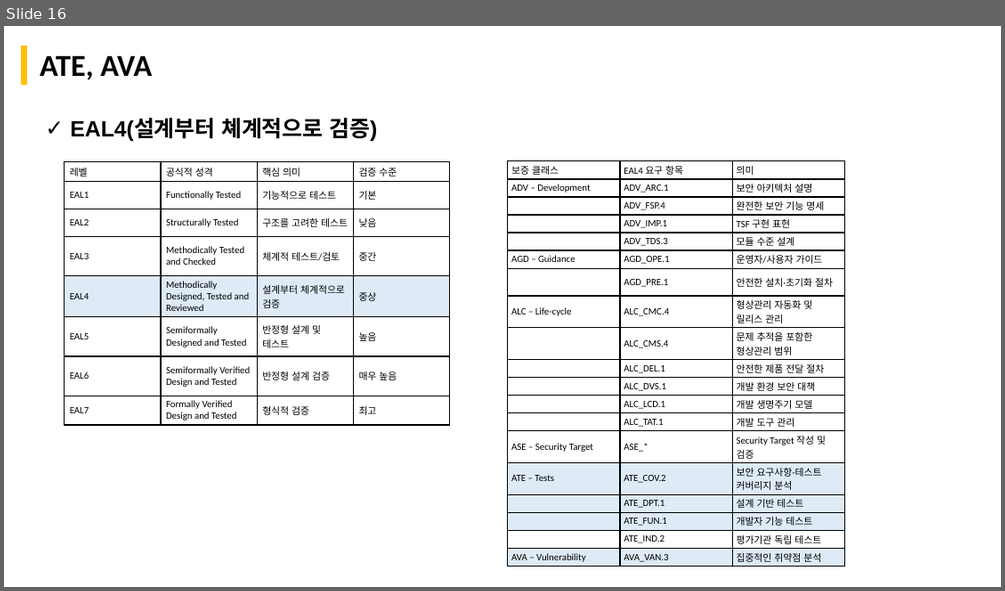
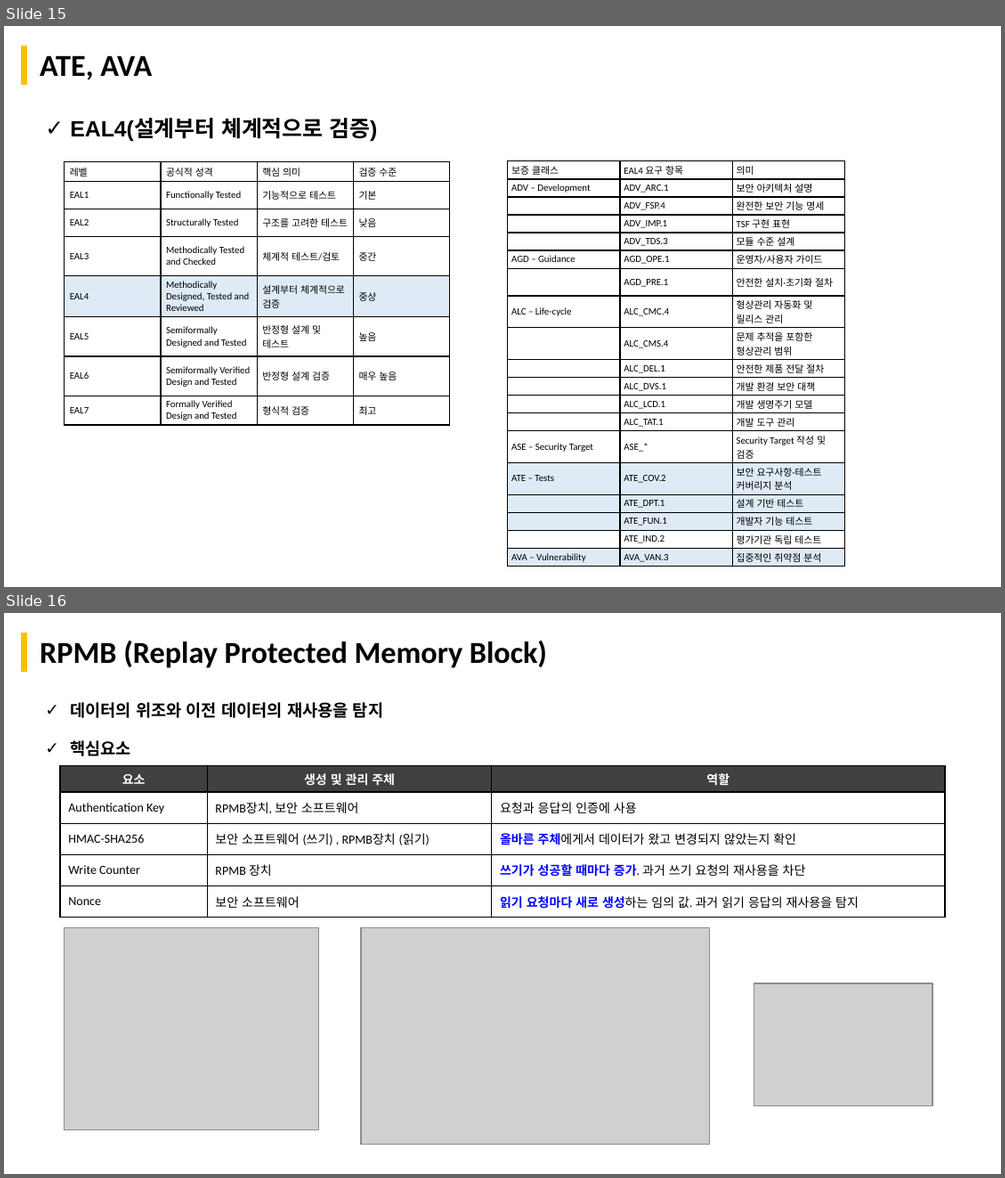
Before and after one commit to boram1288/test-p, a slide deck: ppt/SW_Architect_개인과제_appendix.pptx. Shown one above the other, each under a label of ours: slide 16 before the commit, slides 15 and 16 after it. The pictures are 1005x591 and 1005x1178 pixels, drawn with LibreOffice and Linux fonts; fonts in the diff are those of the drawing; grey boxes stand for pictures. Boxes give left, top, right and bottom in pixels: in the first picture for what was removed or moved away, otherwise in the second. Text is boxed around its words. In the diff, an @@ line names an element or a change of style, - is before the commit and + after.

```diff
--- a/ppt/SW_Architect_개인과제_appendix.pptx
+++ b/ppt/SW_Architect_개인과제_appendix.pptx
@@ slide 16 added at box(4, 613, 1001, 1174), background #FFFFFF; not listed: 1 template element that a slide beside it also shows @@
@@ title added at box(40, 641, 547, 668), 22 pt, text #000000, bold @@
+RPMB (Replay Protected Memory Block)
@@ text added at box(70, 702, 383, 756), 12 pt, text #000000, bold @@
+✓ 데이터의 위조와 이전 데이터의 재사용을 탐지
+✓ 핵심요소
@@ table added at box(60, 765, 944, 914), 5 rows, 3 columns @@
+요소 | 생성 및 관리 주체 | 역할
+Authentication Key | RPMB장치, 보안 소프트웨어 | 요청과 응답의 인증에 사용
+HMAC-SHA256 | 보안 소프트웨어 (쓰기) , RPMB장치 (읽기) | 올바른 주체에게서 데이터가 왔고 변경되지 않았는지 확인
+Write Counter | RPMB 장치 | 쓰기가 성공할 때마다 증가. 과거 쓰기 요청의 재사용을 차단
+Nonce | 보안 소프트웨어 | 읽기 요청마다 새로 생성하는 임의 값. 과거 읽기 응답의 재사용을 탐지
@@ picture added at box(65, 927, 319, 1129) @@
@@ picture added at box(361, 927, 710, 1144) @@
@@ picture added at box(753, 983, 932, 1105) @@
@@ what was slide 16 is now slide 15 @@
```
Also in this commit, not shown: 1 slide changed, 1 other slide added, 1 slide removed, 1 other file.
